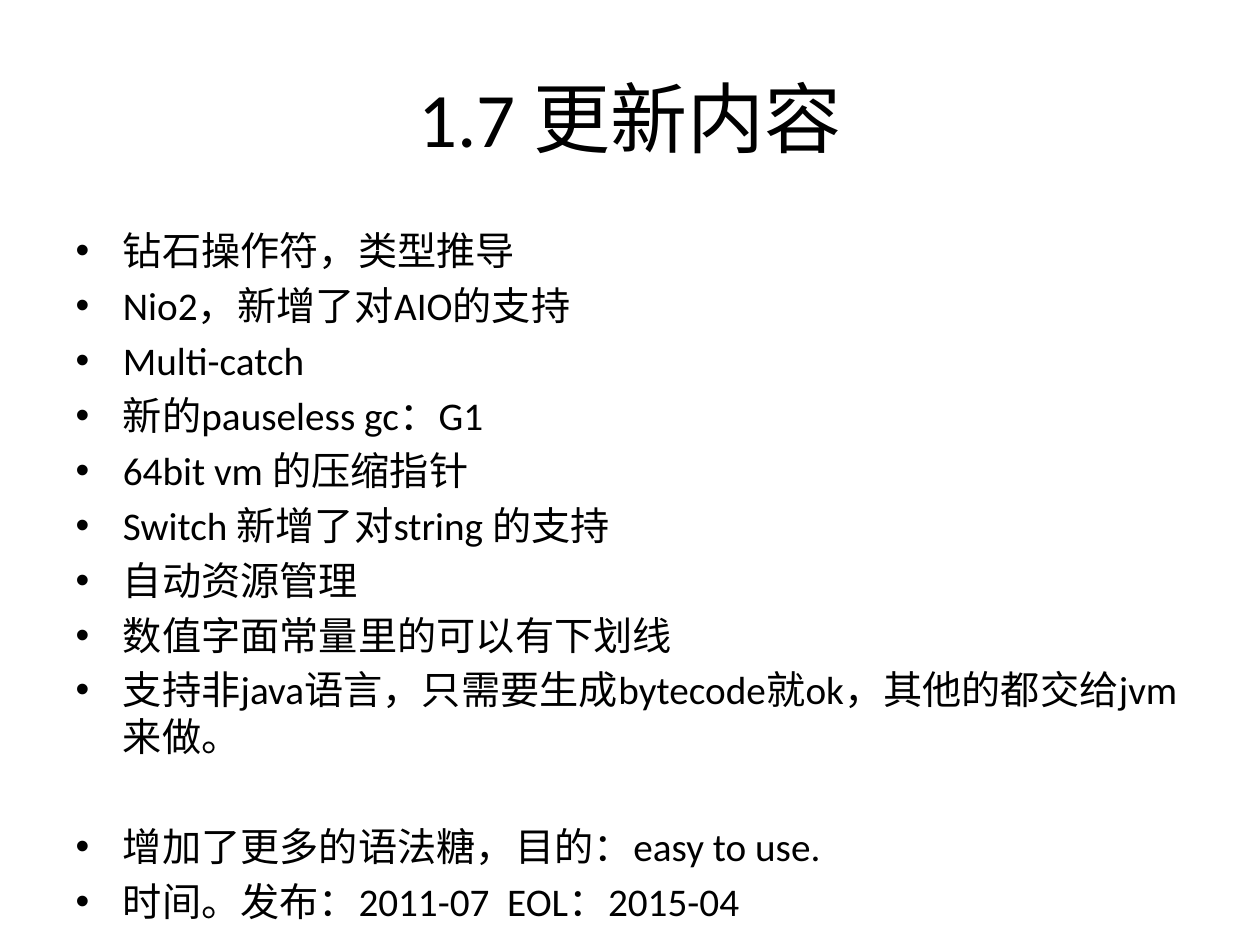
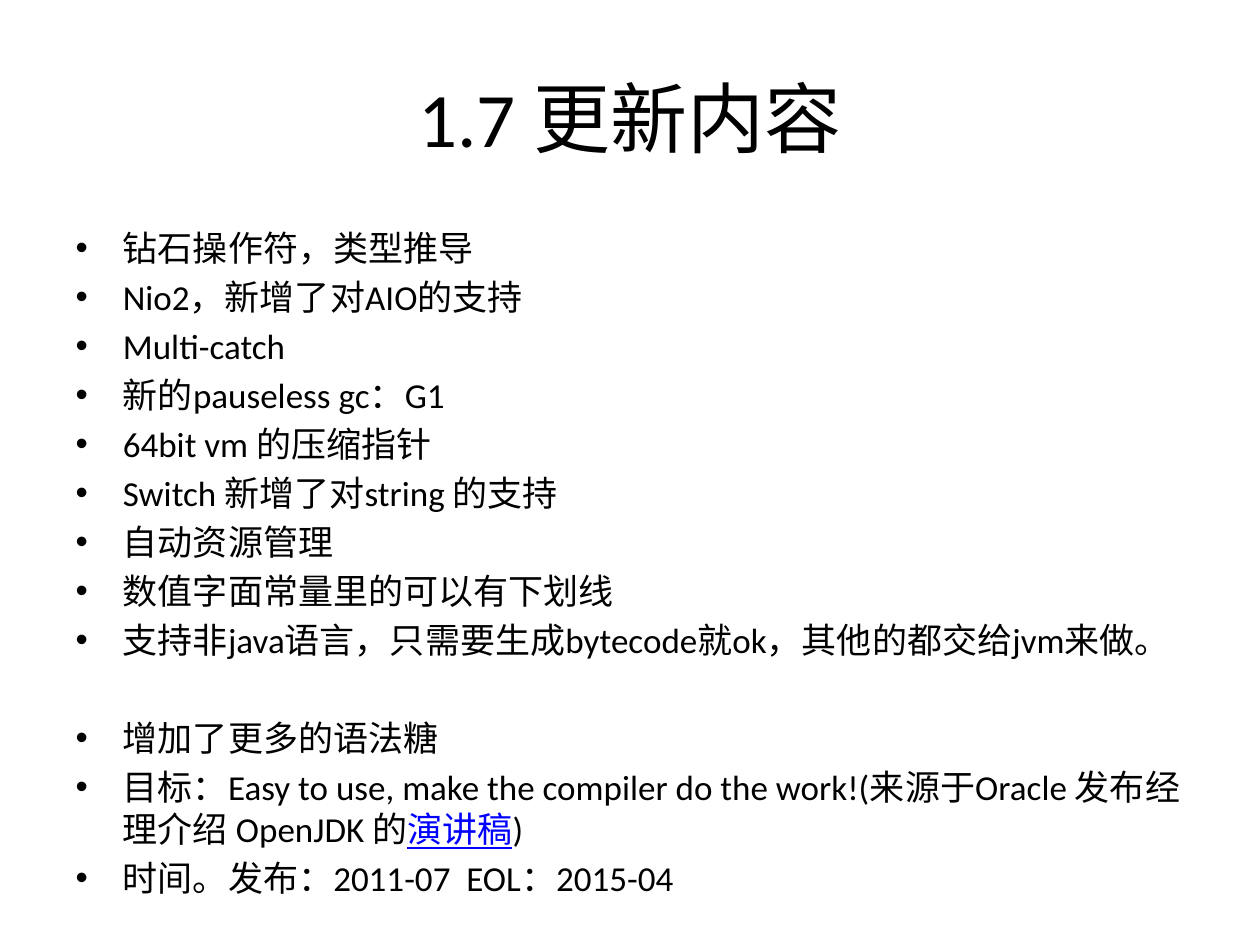
Before and after one commit to cyberdak/jdkintro, a slide deck: slide 10 of JDK 介绍.pptx. Drawn at 1260x945 pixels with LibreOffice and Linux fonts; fonts in the diff are those of the drawing. Boxes give left, top, right and bottom in pixels: in the first picture for what was removed or moved away, otherwise in the second. Text is boxed around its words. In the diff, an @@ line names an element or a change of style, - is before the commit and + after.

```diff
--- a/JDK 介绍.pptx
+++ b/JDK 介绍.pptx
@@ text at bbox=[123, 231, 1170, 659]: size 22.4 to 20 pt in "钻石操作符，类型推导", "Nio2，新增了对AIO的支持", "Multi-catch", "新的pauseless gc：G1" and 6 more places @@
@@ text at bbox=[123, 721, 1180, 849]: text changed; size 22.4 to 20 pt @@
-• 增加了更多的语法糖，目的：easy to use.
+• 增加了更多的语法糖
+• 目标：Easy to use, make the compiler do the work!(来源于Oracle 发布经理介绍 OpenJDK 的演讲稿)
```
Also in this commit, not shown: 3 other slides changed.
